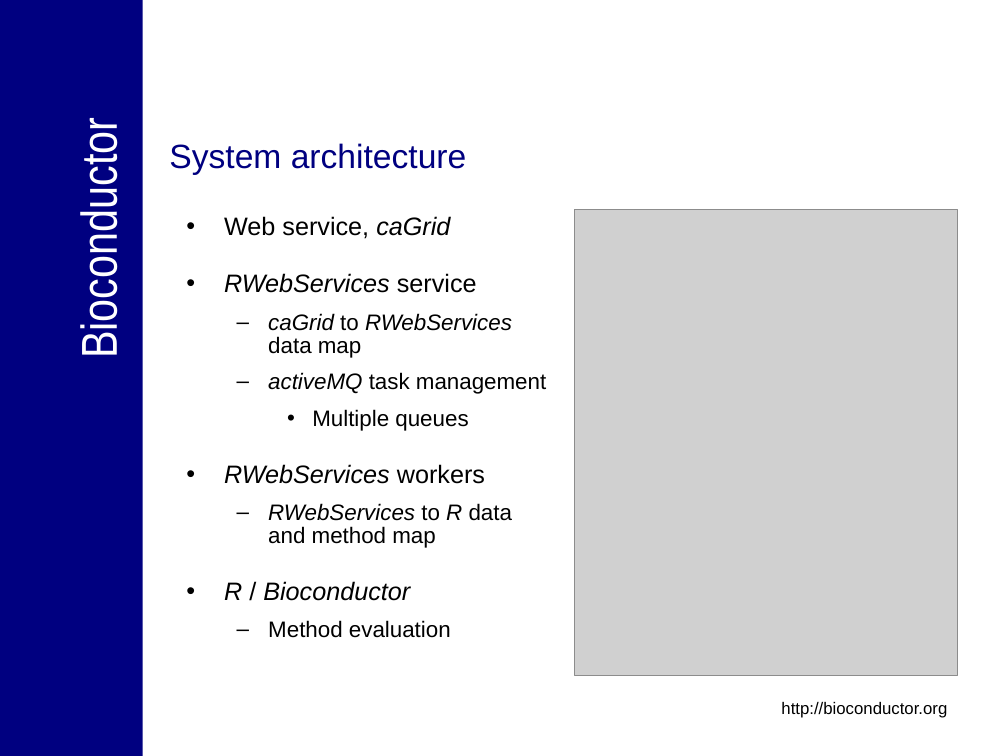
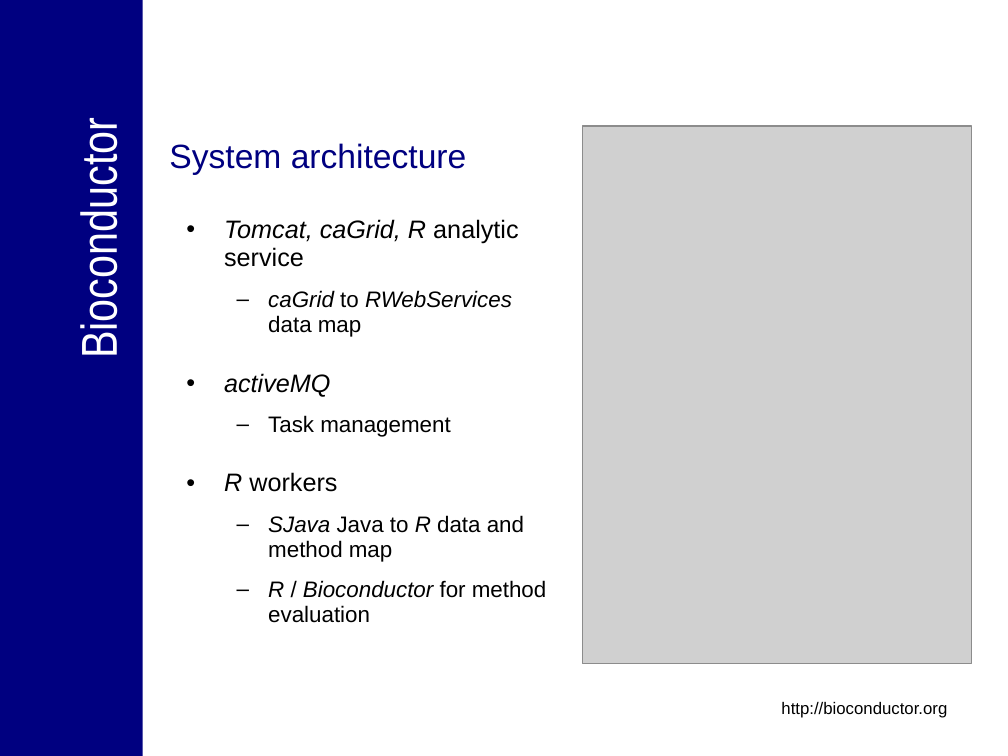
Before and after one commit to NCIP/bioconductor, a slide deck: slide 16 of bioconductor/Presentations/caBIG_Annual_Meeting_2007_Tech_Demo.ppt (slide 15 before the commit). Drawn at 1008x756 pixels with LibreOffice and Linux fonts; fonts in the diff are those of the drawing; grey boxes stand for pictures; background and template pictures are left out. Boxes give left, top, right and bottom in pixels: in the first picture for what was removed or moved away, otherwise in the second. Text is boxed around its words. In the diff, an @@ line names an element or a change of style, - is before the commit and + after.

```diff
--- a/bioconductor/Presentations/caBIG_Annual_Meeting_2007_Tech_Demo.ppt
+++ b/bioconductor/Presentations/caBIG_Annual_Meeting_2007_Tech_Demo.ppt
@@ picture: place and size @@
-picture at box(575, 210, 958, 675)
+picture at box(583, 126, 972, 663)
@@ text at box(224, 219, 518, 267): text changed; italic on @@
-• Web service, caGrid
-• RWebServices service
+• Tomcat, caGrid, R analytic service
@@ text at box(268, 290, 512, 337): line spacing 0.85 to 0.95 @@
@@ text at box(224, 373, 547, 623): text changed @@
-  – activeMQ task management
-    • Multiple queues
-• RWebServices workers
-  – RWebServices to R data and method map
-• R / Bioconductor
-  – Method evaluation
+• activeMQ
+  – Task management
+• R workers
+  – SJava Java to R data and method map
+  – R / Bioconductor for method evaluation
```
Also in this commit, not shown: 13 other slides changed, 6 slides added, 3 slides removed.
